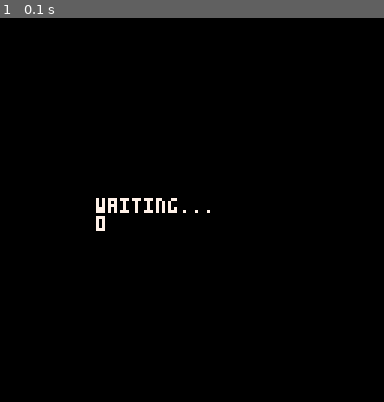
Above: before the commit, frame 1.
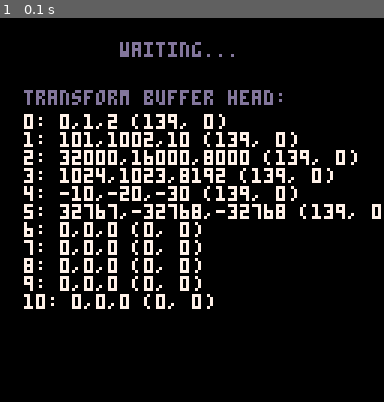
Above: after the commit, the same moment.

Repository: cubee-cb/vr-p8
Game: PICO-8 cartridge p8/vr-p8-demo.p8
The game is run twice, just before and just after one commit, with the same random seed, the same clock (stepped at 60 frames per second) and the same inputs.
Inputs:
- Up to frame 1 (0.1 s): no input

The runs differ from the first frame. In frame 1, 11% of the frame differs, in the area x 6-100%, y 6-76%.

Commit message:
make pico-8 give some transforms to vr.p8
also remove buffer state cause idk where that's going. verts were still at offset 0.

Diff:
--- a/p8/vr-p8-demo.p8
+++ b/p8/vr-p8-demo.p8
@@ -11,15 +11,29 @@
 function _update60()
 
  if vr_connected() then
-  poke(0x8000,rnd(-1))
+  --poke(vr_buffer+1,rnd(-1))
  end
 end
 
 function _draw()
+ -- vr space
+ vr_clear_transforms()
+
+ vr_add_transform(0,1,2)
+ vr_add_transform(101,1002,10.5)
+ vr_add_transform(32000,16000,8000)
+ vr_add_transform(1024,1023,8192)
+ vr_add_transform(-10,-20,-30)
+ vr_add_transform(32767,-32768,32768)
+
+ -- screen space
  cls()
+ print(vr_connected() and "connected!" or "waiting...",40,8,vr_connected() and 11 or 13)
 
- print(vr_connected() and "connected!" or "waiting...",32,60,7)
- print(@0x8000)
+ print("transform buffer head:",8,24,13)
+ for i=0,10 do
+  ?i..": "..vr_read_transform(i),8,32+i*6,7
+ end
 end
 
 -->8
@@ -30,6 +44,8 @@
 --https://github.com/vyrcossont/pinput
 
 vr_addr=0x5f80
+vr_buffer=0x8000
+vr_trans_idx=0
 vr_magic={
  0x5667.6d6f,
  0x506e.6f52,
@@ -47,6 +63,42 @@
  return peek4(vr_addr)~=vr_magic[1]
 end
 
+function vr_update()
+ -- write occupied
+ poke(vr_buffer,0b00000001)
+
+
+ -- write free
+ poke(vr_buffer,0b00000000)
+end
+
+function vr_clear_transforms()
+ memset(vr_buffer,0,0x8000)
+ vr_trans_idx=0
+end
+
+-- coords: int (-32768,32767)
+function vr_add_transform(x,y,z)
+ local stride=8
+ local addr=vr_buffer+vr_trans_idx*stride
+
+ poke2(addr,   x)
+ poke2(addr+2, y)
+ poke2(addr+4, z)
+
+ --todo: change these based on mode?
+ -- or use a function per mode
+
+ -- mode, unused, colour
+ --              md..colr
+ poke (addr+6, 0b10001011)
+ --              variable
+ poke (addr+7, 0)
+
+
+ vr_trans_idx+=1
+end
+
 btn_stride=1
 function vr_btn(b)
 
@@ -61,6 +113,21 @@
 
 end
 
+-->8
+-- vr.p8 debug
+
+
+function vr_read_transform(id)
+ local stride=8
+ local addr=vr_buffer+id*stride
+
+ local s=""
+
+ s..=peek2(addr)..","..peek2(addr+2)..","..peek2(addr+4)
+ s..=" ("..peek(addr+6)..", "..peek(addr+7)..")"
+
+ return s
+end
 __gfx__
 00000000000000000000000000000000000000000000000000000000000000000000000000000000000000000000000000000000000000000000000000000000
 00000000000000000000000000000000000000000000000000000000000000000000000000000000000000000000000000000000000000000000000000000000
Not shown, changed: README.md
Not shown, changed: src/main.rs
Not shown, changed: src/renderer.rs
